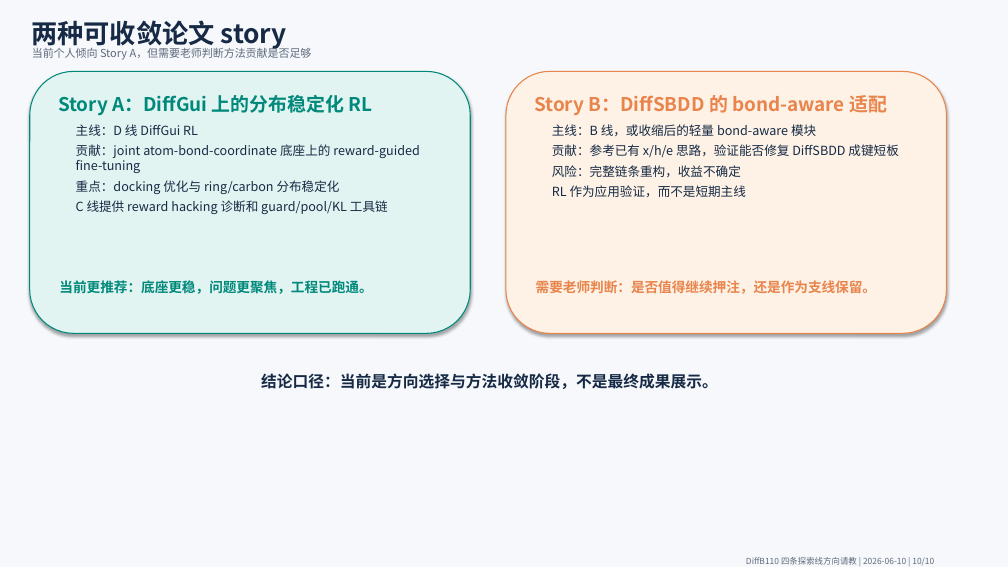
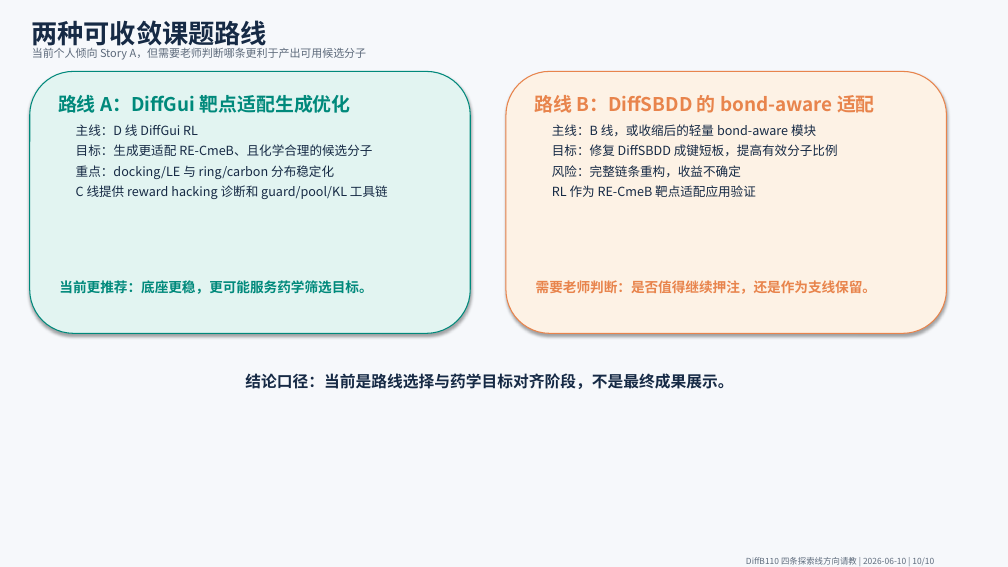
Before and after one commit to X-east/diffb110, a slide deck: slide 10 of docs/四条线方向请教PPT_20260610/四条线方向请教_20260610.pptx. Drawn at 1008x567 pixels with LibreOffice and Linux fonts; fonts in the diff are those of the drawing. Boxes give left, top, right and bottom in pixels: in the first picture for what was removed or moved away, otherwise in the second. Text is boxed around its words. In the diff, an @@ line names an element or a change of style, - is before the commit and + after.

Commit message:
260610-5 调整四条线材料为药学目标导向

```diff
--- a/docs/四条线方向请教PPT_20260610/四条线方向请教_20260610.pptx
+++ b/docs/四条线方向请教PPT_20260610/四条线方向请教_20260610.pptx
@@ text at [31,20,267,50]: text changed @@
-两种可收敛论文 story
+两种可收敛课题路线
@@ text at [32,48,367,60]: text changed @@
-当前个人倾向 Story A，但需要老师判断方法贡献是否足够
+当前个人倾向 Story A，但需要老师判断哪条更利于产出可用候选分子
@@ text at [58,95,351,113]: text changed @@
-Story A：DiffGui 上的分布稳定化 RL
+路线 A：DiffGui 靶点适配生成优化
@@ text at [534,95,875,113]: text changed @@
-Story B：DiffSBDD 的 bond-aware 适配
+路线 B：DiffSBDD 的 bond-aware 适配
@@ text at [76,144,372,179]: text changed @@
-贡献：joint atom-bond-coordinate 底座上的 reward-guided fine-tuning
-重点：docking 优化与 ring/carbon 分布稳定化
+目标：生成更适配 RE-CmeB、且化学合理的候选分子
+重点：docking/LE 与 ring/carbon 分布稳定化
@@ text at [552,144,838,156]: text changed @@
-贡献：参考已有 x/h/e 思路，验证能否修复 DiffSBDD 成键短板
+目标：修复 DiffSBDD 成键短板，提高有效分子比例
@@ text at [552,185,756,197]: text changed @@
-RL 作为应用验证，而不是短期主线
+RL 作为 RE-CmeB 靶点适配应用验证
@@ text at [59,280,372,294]: text changed @@
-当前更推荐：底座更稳，问题更聚焦，工程已跑通。
+当前更推荐：底座更稳，更可能服务药学筛选目标。
@@ text at [245,373,733,389]: text changed @@
-结论口径：当前是方向选择与方法收敛阶段，不是最终成果展示。
+结论口径：当前是路线选择与药学目标对齐阶段，不是最终成果展示。
```
Also in this commit, not shown: 5 other slides changed, 4 other files.
